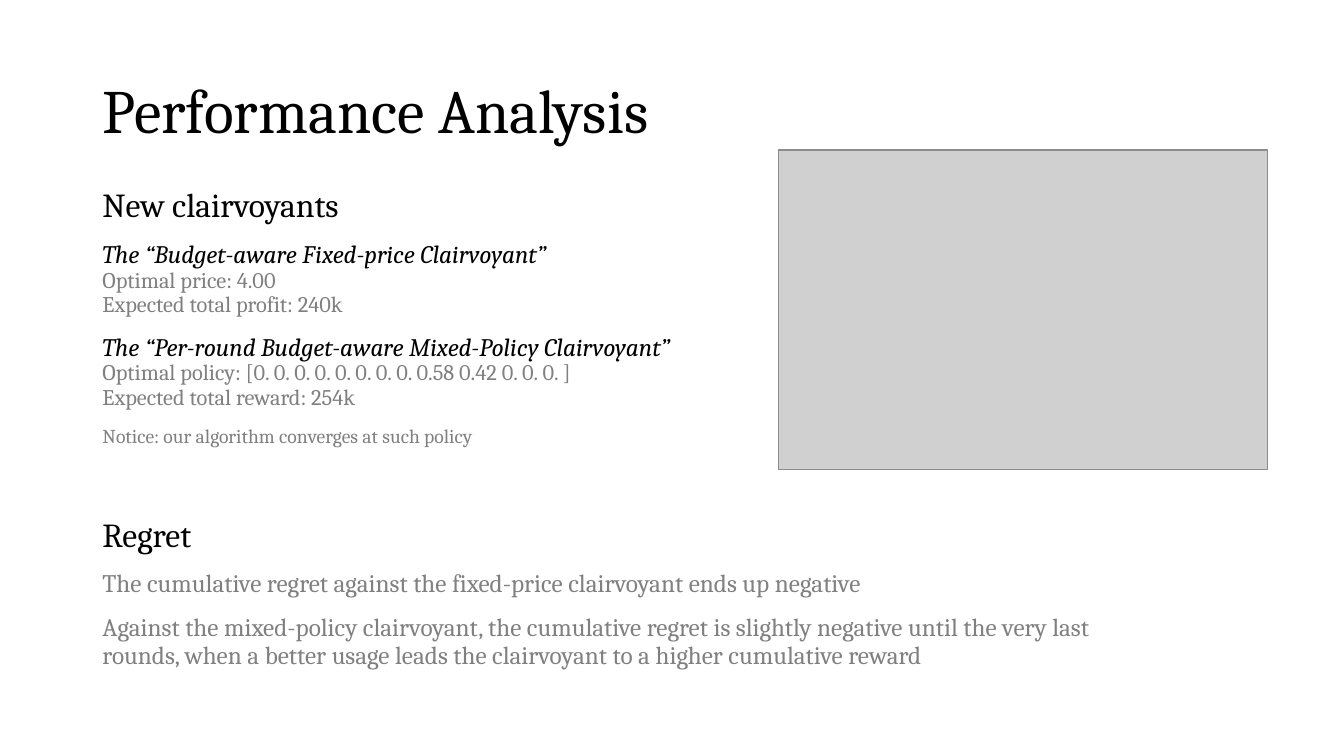
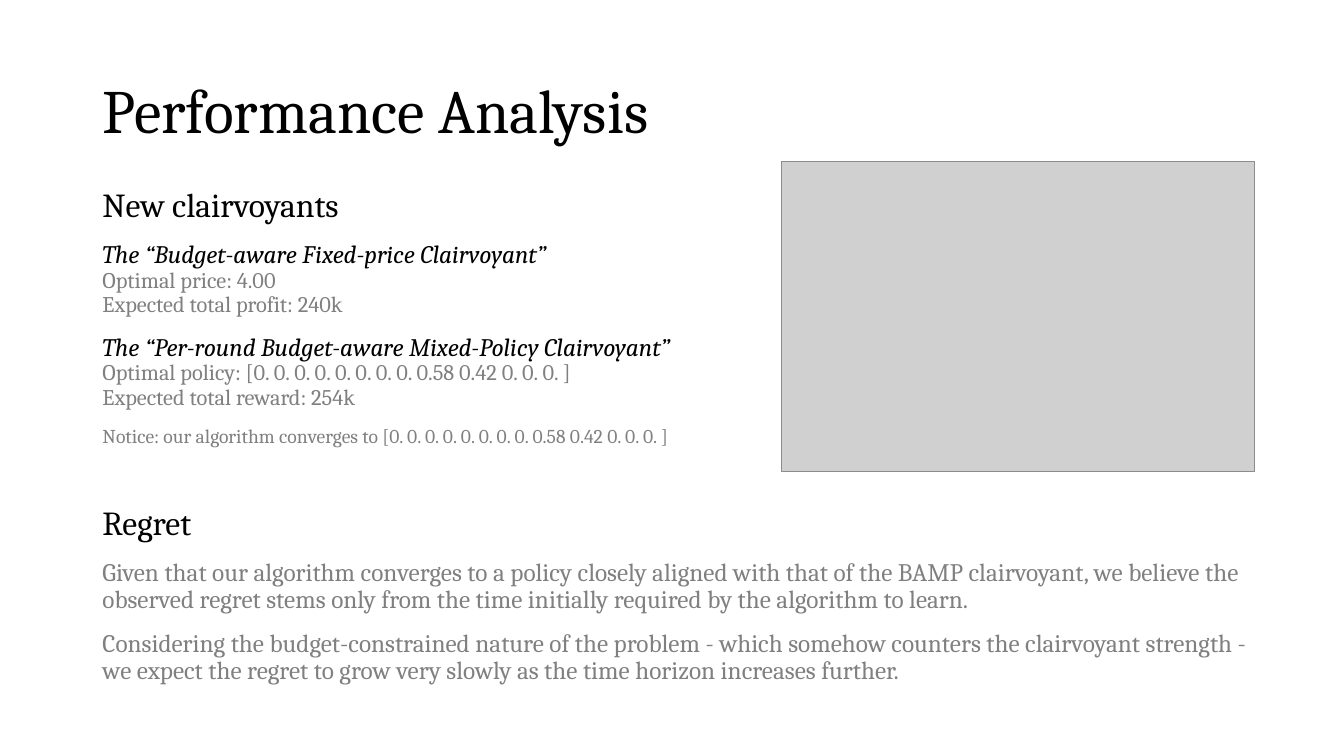
Before and after one commit to peetceenatoo/online-learning, a slide deck: slide 15 of Slides.pptx (slide 17 before the commit). Drawn at 1344x756 pixels with LibreOffice and Linux fonts; fonts in the diff are those of the drawing; grey boxes stand for pictures. Boxes give left, top, right and bottom in pixels: in the first picture for what was removed or moved away, otherwise in the second. Text is boxed around its words. In the diff, an @@ line names an element or a change of style, - is before the commit and + after.

```diff
--- a/Slides.pptx
+++ b/Slides.pptx
@@ picture: place and size @@
-picture at [778, 150, 1267, 470]
+picture at [781, 162, 1255, 472]
@@ text at [102, 429, 657, 447]: text changed @@
-Notice: our algorithm converges at such policy
+Notice: our algorithm converges to [0. 0. 0. 0. 0. 0. 0. 0. 0.58 0.42 0. 0. 0. ]
@@ text "Regret": place and size @@
-text "Regret" at [102, 524, 1089, 670]
+text "Regret" at [102, 512, 1238, 685]
@@ text at [102, 563, 1238, 685]: text changed @@
-The cumulative regret against the fixed-price clairvoyant ends up negative
-Against the mixed-policy clairvoyant, the cumulative regret is slightly negative until the very last rounds, when a better usage leads the clairvoyant to a higher cumulative reward
+Given that our algorithm converges to a policy closely aligned with that of the BAMP clairvoyant, we believe the observed regret stems only from the time initially required by the algorithm to learn.
+Considering the budget-constrained nature of the problem - which somehow counters the clairvoyant strength - we expect the regret to grow very slowly as the time horizon increases further.
```
Also in this commit, not shown: 15 other slides changed, 2 slides added, 4 slides removed, 2 other files.
